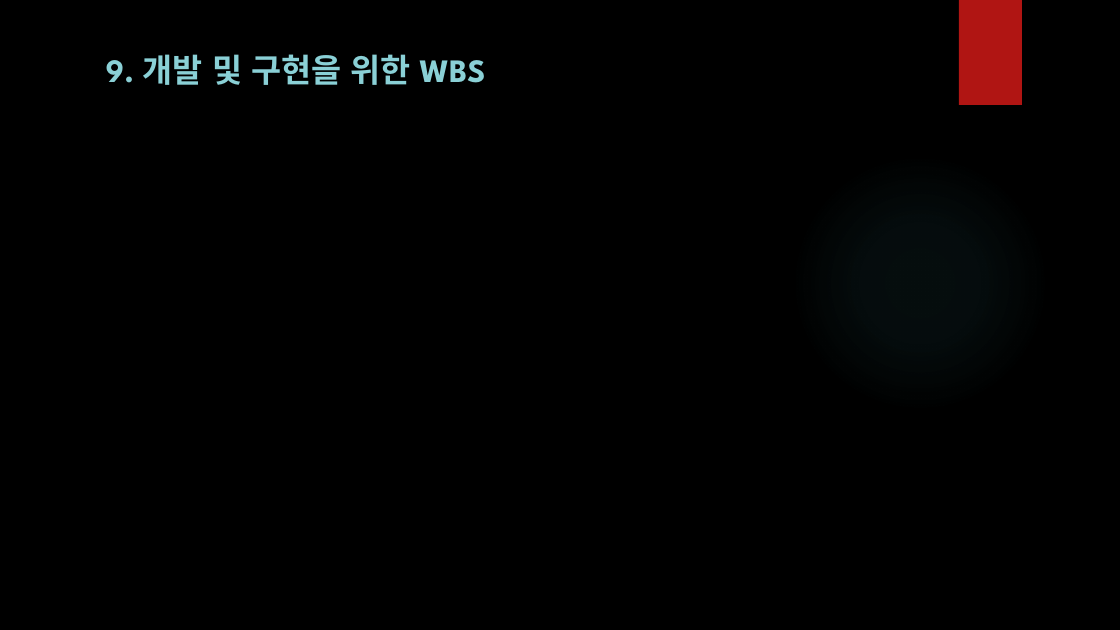
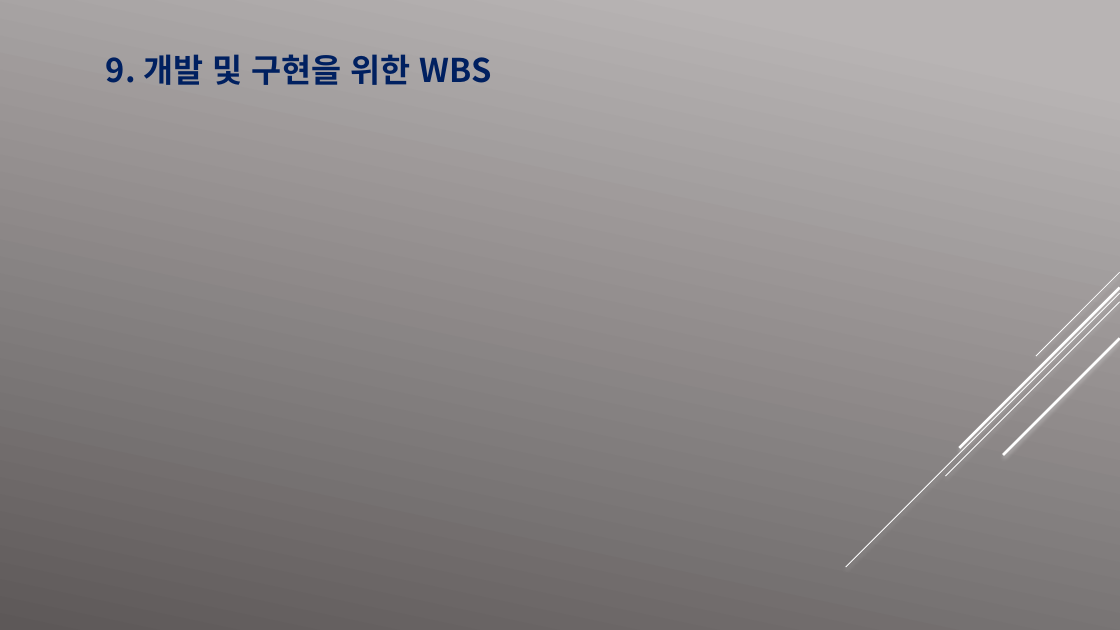
Before and after one commit to easyfw/HK_SmartFactory_Plan, a slide deck: slide 12 of (주)형경산업_스마트 팩토리 개발 및 구현.pptx. Drawn at 1120x630 pixels with LibreOffice and Linux fonts; fonts in the diff are those of the drawing; background and template pictures are left out. Boxes give left, top, right and bottom in pixels: in the first picture for what was removed or moved away, otherwise in the second. Text is boxed around its words. In the diff, an @@ line names an element or a change of style, - is before the commit and + after.

```diff
--- a/(주)형경산업_스마트 팩토리 개발 및 구현.pptx
+++ b/(주)형경산업_스마트 팩토리 개발 및 구현.pptx
@@ background picture (left out) to gradient #B9B5B5 to #5D5858 @@
@@ rectangle removed at [959, 0, 1022, 105] @@
@@ text "9. 개발 및 구현을 위한 ..." at [106, 54, 492, 85]: font League Spartan to Noto Sans CJK KR, text colour #8AD0D6 to #002060 @@
@@ ellipse removed at [791, 154, 1049, 413] @@
@@ group added at [846, 272, 1120, 567]: 5 lines @@
```
Also in this commit, not shown: 13 other slides changed, 1 other file.
